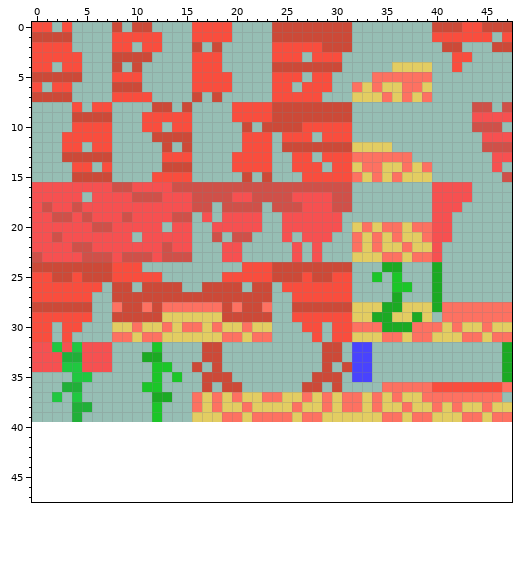
Edited in one commit: pixel-art sprite (02-Bubble/images/walls_red.png). The first picture shows the starting point.
The file is 48x40 pixels. The old version is drawn lined up with the new one, on the new canvas.
The same view after the edit:
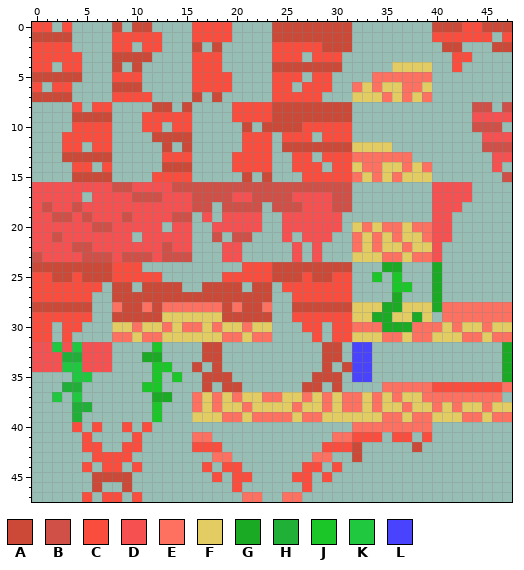
Palette (. is transparent): A #cd4937  B #d05048  C #fa4d3d  D #f75050  E #fe7161  F #e3cd62  G #1baa23  H #20b038  J #1bc628  K #20c840  L #4943fe
Change:
canvas 48x40 -> 48x48
The edit adds colour A in row 42 at x 32 and 38; in row 43 at x 32; in row 45 at x 6 to 9; in row 46 at x 6 and 9.
The edit adds colour C in row 40 at x 4, 6, 9 and 11; in row 41 at x 5, 10, 32 to 34, 36 to 37 and 39; in row 42 at x 5 to 6, 9 to 10, 16 to 18 and 29 to 31; in row 43 at x 6 to 9; in row 44 at x 5, 7 to 8, 10, 17, 19 to 20, 27 to 28 and 30; in row 45 at x 18, 20 to 21, 26 to 27 and 29.
The edit adds colour C in row 46 at x 20 and 27; in row 47 at x 5, 7 to 8 and 10.
The edit adds colour E in row 40 at x 32 to 39; in row 41 at x 16 to 17 and 30 to 31; in row 43 at x 18 to 19 and 28 to 29; in row 47 at x 21 to 22 and 25 to 26.
Boxes around the changes in both pictures, in picture pixels (x1, y1, x2, y2):
added: (72, 422, 152, 502)
added: (192, 422, 432, 502)
